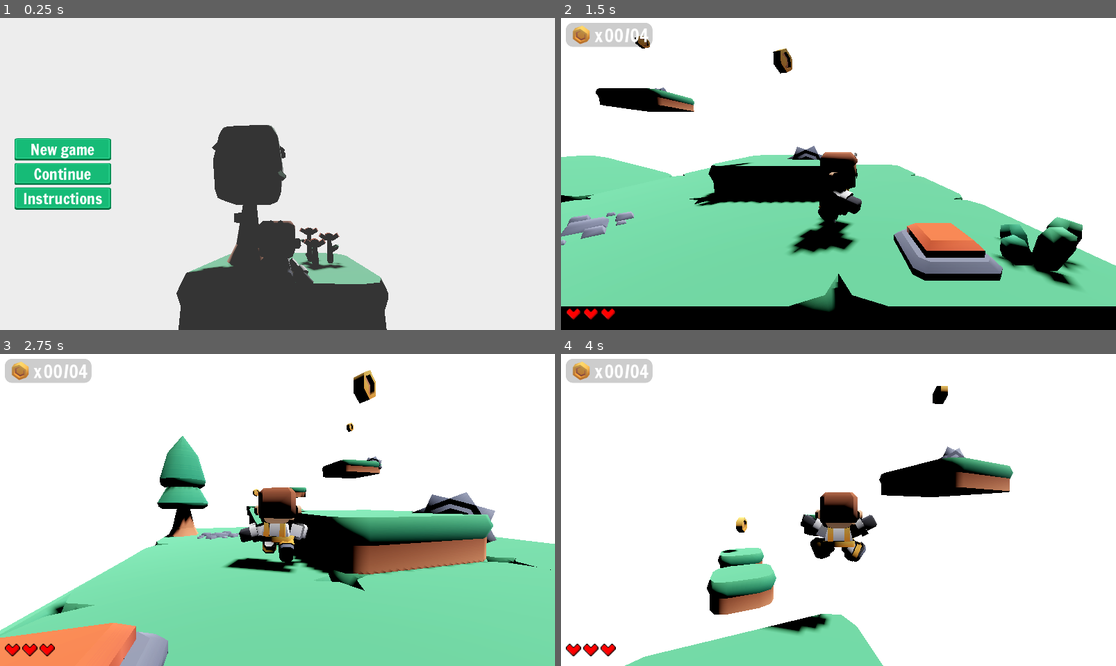
Above: before the commit, frames 1-4 (two rows, left to right).
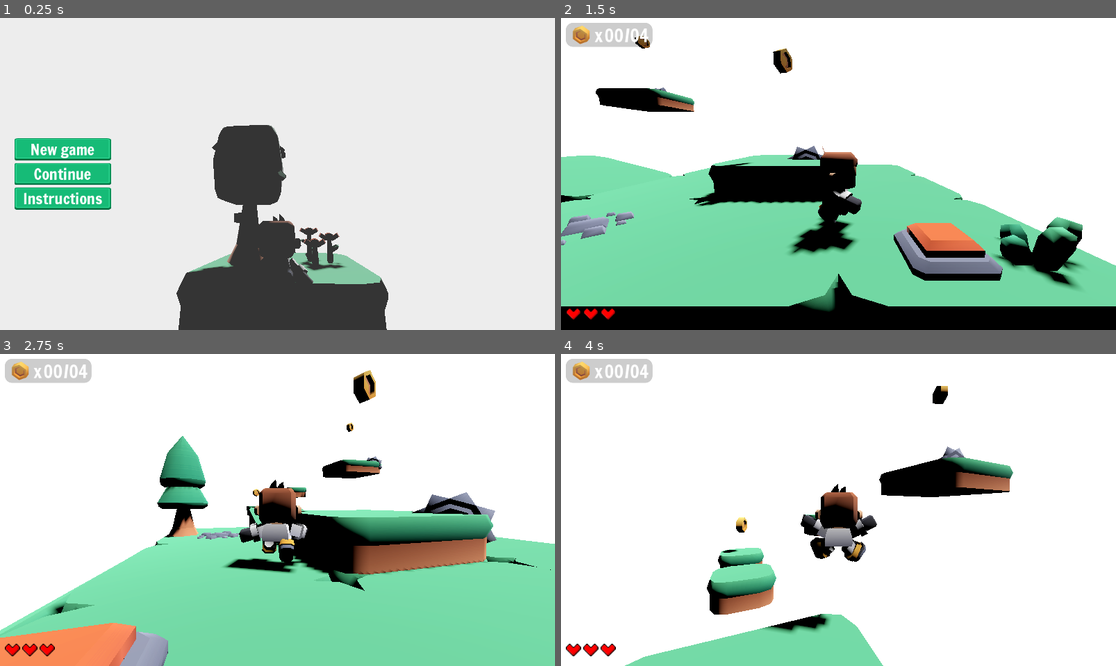
Above: after the commit, the same moments.

Repository: LONG-TERM-EFFECTS-OF-SUFFERING/glitched_Max
Game: Godot game, scene res://scenes/main_menu/main_menu.tscn
Same seed, same stepped clock (60 frames per second), same inputs: the game is played once before the commit and once after it. Sound files missing from this copy of the repository are replaced by a short silence.
Inputs (mouse positions are in pixels of both pictures, inside the frame that each line leads up to):
- Up to frame 1 (0.25 s): no input
- Up to frame 2 (1.5 s): click "New game" at 0.5 s; move the mouse to (960, 158) at 1.27 s; press the mouse at (960, 158) at 1.28 s; hold D (right) from 1.28 s (still down)
- Up to frame 3 (2.75 s): tap Space (jump) at 1.52, 2.27 s; move the mouse to (249, 510) at 2.02 s; release D (right) at 2.03 s; release the mouse at (249, 510) at 2.03 s; hold W (up) from 2.03 s (still down); tap F (test) at 2.1 s
- Up to frame 4 (4 s): keep holding W (up); move the mouse to (849, 503) at 2.77 s; press the mouse at (849, 503) at 2.78 s; move the mouse to (832, 516) at 3.52 s; release the mouse at (832, 516) at 3.53 s; tap F (test) at 3.6 s; tap Space (jump) at 3.77 s

The runs differ from the first frame. In frame 1, less than 0.1% of the frame differs, in the area x 46-57%, y 62-86%; in frame 2, less than 0.1%; in frame 3, 0.5%, in the area x 43-56%, y 40-67%; in frame 4, 0.5%.

Commit message:
A new scene was created for an early version of level 0 (tutorial) with some prefabs

Diff:
--- /dev/null
+++ b/assets/environment/other models/large_neon_platform.tscn
@@ -0,0 +1,16 @@
+[gd_scene load_steps=3 format=3 uid="uid://x2i6x60ouwy7"]
+
+[ext_resource type="PackedScene" uid="uid://u1t0o13bovny" path="res://assets/environment/models/block-neon-large.glb" id="1_d2f7g"]
+
+[sub_resource type="BoxShape3D" id="BoxShape3D_yldey"]
+size = Vector3(1.8, 1, 1.8)
+
+[node name="large_neon_platform" type="StaticBody3D"]
+collision_layer = 2
+collision_mask = 0
+
+[node name="block-neon-large2" parent="." instance=ExtResource("1_d2f7g")]
+
+[node name="CollisionShape3D" type="CollisionShape3D" parent="."]
+transform = Transform3D(1, 0, 0, 0, 1, 0, 0, 0, 1, 0, 0.5, 0)
+shape = SubResource("BoxShape3D_yldey")
--- /dev/null
+++ b/resources/sky_dark.tres
@@ -0,0 +1,35 @@
+[gd_resource type="Environment" load_steps=4 format=3 uid="uid://cx6vuu7d3e2fv"]
+
+[ext_resource type="Shader" uid="uid://c4ussyqq0fa4d" path="res://sky_dark.gdshader" id="1_usi62"]
+
+[sub_resource type="ShaderMaterial" id="ShaderMaterial_ekwk2"]
+shader = ExtResource("1_usi62")
+shader_parameter/clouds_samples = 16
+shader_parameter/shadow_sample = 4
+shader_parameter/clouds_density = 0.5
+shader_parameter/clouds_scale = 1.0
+shader_parameter/clouds_smoothness = 0.035
+shader_parameter/clouds_light_color = Color(0, 0, 0, 1)
+shader_parameter/clouds_shadow_intensity = 1.0
+shader_parameter/high_clouds_density = 0.0
+shader_parameter/top_color = Color(0, 0, 0, 1)
+shader_parameter/bottom_color = Color(0, 0.05, 0.1, 1)
+shader_parameter/sun_scatter = Color(0, 0, 0, 1)
+shader_parameter/astro_tint = Color(0, 0, 0, 1)
+shader_parameter/astro_scale = 1.0
+shader_parameter/astro_intensity = 1.0
+shader_parameter/stars_intensity = 0.0
+shader_parameter/shooting_stars_intensity = 0.0
+shader_parameter/shooting_star_tint = Color(0, 0, 0, 1)
+
+[sub_resource type="Sky" id="Sky_gunej"]
+sky_material = SubResource("ShaderMaterial_ekwk2")
+
+[resource]
+background_mode = 2
+sky = SubResource("Sky_gunej")
+ambient_light_source = 3
+ambient_light_color = Color(0, 0.8901961, 0.90588236, 1)
+ambient_light_sky_contribution = 0.0
+ambient_light_energy = 0.5
+glow_enabled = true
--- a/savegame.tres
+++ b/savegame.tres
@@ -5,4 +5,4 @@
 [resource]
 script = ExtResource("1_lhbgx")
 level = 1
-collected_coins = Array[String](["/root/Main/Level1/CoinsContainer/Coin"])
+collected_coins = Array[String](["/root/Main/Level1/CoinsContainer/Coin2", "/root/Main/Level1/CoinsContainer/Coin3", "/root/Main/Level1/CoinsContainer/Coin", "/root/Main/Level1/CoinsContainer/Coin4"])
--- /dev/null
+++ b/scenes/effects/particles.gd
@@ -0,0 +1,120 @@
+@tool
+extends GPUParticles3D
+
+@export var spawn_radius_outer: float = 10.0  # Radio externo
+@export var spawn_radius_inner: float = 3.5  # Radio interno (nuevo)
+@export var height: float = 16.0
+@export var particles_per_second: float = 4.0
+@export var line_lifetime: float = 8.0
+@export var line_thickness: float = 0.04
+@export var color_top: Color = Color(0.4, 0.9, 1.0, 0.132)
+@export var color_bottom: Color = Color(0.0, 0.8, 1.0, 0.8)
+
+func _ready() -> void:
+	one_shot = false
+	emitting = true
+	lifetime = line_lifetime
+	amount = int(particles_per_second * line_lifetime)
+	preprocess = 0.5
+
+	visibility_aabb = AABB(Vector3(-spawn_radius_outer, 0, -spawn_radius_outer), Vector3(spawn_radius_outer * 2.0, height * 3.0, spawn_radius_outer * 2.0))
+
+	var mat := ParticleProcessMaterial.new()
+	mat.direction = Vector3.UP
+	mat.spread = 0.0
+	mat.gravity = Vector3.ZERO
+
+	# Emisión en anillo (entre radio interno y externo)
+	mat.emission_shape = ParticleProcessMaterial.EMISSION_SHAPE_RING
+	mat.emission_ring_axis = Vector3.UP
+	mat.emission_ring_height = 0.0
+	mat.emission_ring_radius = spawn_radius_outer
+	mat.emission_ring_inner_radius = spawn_radius_inner  # Radio interno
+
+	mat.initial_velocity_min = height / line_lifetime
+	mat.initial_velocity_max = height / line_lifetime
+	mat.orbit_velocity_min = 0.0
+	mat.orbit_velocity_max = 0.0
+	mat.linear_accel_min = 0.0
+	mat.linear_accel_max = 0.0
+	mat.radial_accel_min = 0.0
+	mat.radial_accel_max = 0.0
+	mat.tangential_accel_min = 0.0
+	mat.tangential_accel_max = 0.0
+	mat.scale_min = line_thickness
+	mat.scale_max = line_thickness
+	mat.hue_variation_min = -0.02
+	mat.hue_variation_max = 0.02
+	mat.color_ramp = _make_ramp()
+
+	process_material = mat
+
+	var quad := QuadMesh.new()
+	quad.size = Vector2(line_thickness * 3.0, height * 2.5)
+	draw_pass_1 = quad
+
+	var shader_mat := ShaderMaterial.new()
+	shader_mat.shader = _create_particle_shader()
+	material_override = shader_mat
+
+func _create_particle_shader() -> Shader:
+	var shader := Shader.new()
+	shader.code = """
+shader_type spatial;
+render_mode unshaded, cull_disabled, blend_add;
+
+uniform sampler2D color_ramp;
+uniform vec3 emission_color : source_color = vec3(0.0, 1.0, 1.0);
+uniform float emission_energy = 2.5;
+
+float get_scale_y(float life_percent) {
+    if (life_percent < 0.2) {
+        return smoothstep(0.0, 0.2, life_percent);
+    } else if (life_percent < 0.8) {
+        return 1.0;
+    } else {
+        return smoothstep(1.0, 0.8, life_percent);
+    }
+}
+
+void vertex() {
+    vec3 cam_pos = INV_VIEW_MATRIX[3].xyz;
+    vec3 particle_pos = (MODEL_MATRIX * vec4(0.0, 0.0, 0.0, 1.0)).xyz;
+    vec3 to_camera = normalize(cam_pos - particle_pos);
+
+    to_camera.y = 0.0;
+    to_camera = normalize(to_camera);
+
+    vec3 up = vec3(0.0, 1.0, 0.0);
+    vec3 right = normalize(cross(up, to_camera));
+
+    float life = COLOR.a;
+    float scale_y = get_scale_y(1.0 - INSTANCE_CUSTOM.y);
+
+    vec3 local_pos = VERTEX;
+    local_pos.y *= scale_y;
+    VERTEX = right * local_pos.x + up * local_pos.y;
+
+    UV = UV;
+}
+
+void fragment() {
+    vec4 base_color = vec4(emission_color, 1.0);
+    ALBEDO = base_color.rgb * COLOR.rgb;
+    ALPHA = COLOR.a;
+    EMISSION = emission_color * emission_energy;
+}
+"""
+	return shader
+
+func _make_ramp() -> GradientTexture1D:
+	var g := Gradient.new()
+	g.add_point(0.0, Color(color_bottom.r, color_bottom.g, color_bottom.b, 0.0))
+	g.add_point(0.15, color_bottom)
+	g.add_point(0.5, Color(0.2, 0.95, 1.0, 1.0))
+	g.add_point(0.85, color_top)
+	g.add_point(1.0, Color(color_top.r, color_top.g, color_top.b, 0.0))
+
+	var tex := GradientTexture1D.new()
+	tex.gradient = g
+	return tex
--- /dev/null
+++ b/scenes/effects/rising_lines.tscn
@@ -0,0 +1,8 @@
+[gd_scene load_steps=2 format=3 uid="uid://44adfkoyahkk"]
+
+[ext_resource type="Script" uid="uid://b2k1yutn1j56e" path="res://scenes/effects/particles.gd" id="1_s1ym4"]
+
+[node name="RisingLines" type="Node3D"]
+
+[node name="Particles" type="GPUParticles3D" parent="."]
+script = ExtResource("1_s1ym4")
--- /dev/null
+++ b/scenes/level_0/level_0.tscn
@@ -0,0 +1,56 @@
+[gd_scene load_steps=6 format=3 uid="uid://cpamnal231r05"]
+
+[ext_resource type="Environment" uid="uid://cx6vuu7d3e2fv" path="res://resources/sky_dark.tres" id="1_epnma"]
+[ext_resource type="PackedScene" uid="uid://bfpnyid2rkk0o" path="res://scenes/fall_zone/fall_zone.tscn" id="2_7nfv4"]
+[ext_resource type="PackedScene" uid="uid://ct3mr47srdfyr" path="res://scenes/player/player.tscn" id="2_iwtyf"]
+[ext_resource type="PackedScene" uid="uid://44adfkoyahkk" path="res://scenes/effects/rising_lines.tscn" id="3_rl6yr"]
+[ext_resource type="PackedScene" uid="uid://x2i6x60ouwy7" path="res://assets/environment/other models/large_neon_platform.tscn" id="5_la06y"]
+
+[node name="Level0" type="Node3D"]
+
+[node name="WorldEnvironment" type="WorldEnvironment" parent="."]
+environment = ExtResource("1_epnma")
+
+[node name="FallZone2" parent="." instance=ExtResource("2_7nfv4")]
+transform = Transform3D(1, 0, 0, 0, 1, 0, 0, 0, 1, 0, -15, 0)
+
+[node name="Platforms" type="Node3D" parent="."]
+
+[node name="large_neon_platform" parent="Platforms" instance=ExtResource("5_la06y")]
+
+[node name="large_neon_platform2" parent="Platforms" instance=ExtResource("5_la06y")]
+transform = Transform3D(1, 0, 0, 0, 1, 0, 0, 0, 1, -2, 0, 0)
+
+[node name="large_neon_platform3" parent="Platforms" instance=ExtResource("5_la06y")]
+transform = Transform3D(1, 0, 0, 0, 1, 0, 0, 0, 1, -4, 0, 0)
+
+[node name="large_neon_platform4" parent="Platforms" instance=ExtResource("5_la06y")]
+transform = Transform3D(1, 0, 0, 0, 1, 0, 0, 0, 1, 0, 0, 2)
+
+[node name="large_neon_platform5" parent="Platforms" instance=ExtResource("5_la06y")]
+transform = Transform3D(1, 0, 0, 0, 1, 0, 0, 0, 1, -2, 0, 2)
+
+[node name="large_neon_platform6" parent="Platforms" instance=ExtResource("5_la06y")]
+transform = Transform3D(1, 0, 0, 0, 1, 0, 0, 0, 1, -4, 0, 2)
+
+[node name="large_neon_platform7" parent="Platforms" instance=ExtResource("5_la06y")]
+transform = Transform3D(1, 0, 0, 0, 1, 0, 0, 0, 1, 0, 0, -2)
+
+[node name="large_neon_platform8" parent="Platforms" instance=ExtResource("5_la06y")]
+transform = Transform3D(1, 0, 0, 0, 1, 0, 0, 0, 1, -2, 0, -2)
+
+[node name="large_neon_platform9" parent="Platforms" instance=ExtResource("5_la06y")]
+transform = Transform3D(1, 0, 0, 0, 1, 0, 0, 0, 1, -4, 0, -2)
+
+[node name="Player2" parent="." instance=ExtResource("2_iwtyf")]
+transform = Transform3D(1, 0, 0, 0, 1, 0, 0, 0, 1, -1.9362168, 1.0757577, 0.11674309)
+collision_mask = 58
+
+[node name="RisingLines" parent="Player2" instance=ExtResource("3_rl6yr")]
+transform = Transform3D(1, 0, 0, 0, 1, 0, 0, 0, 1, 0, -8.817072, 0)
+
+[node name="Sun" type="DirectionalLight3D" parent="."]
+transform = Transform3D(-0.840641, 0.5413551, 0.01604235, 0.39233425, 0.5882803, 0.70710677, 0.3733585, 0.6007168, -0.7069248, 0, 6, -11)
+light_color = Color(0.8424178, 0.93787324, 1, 1)
+light_specular = 0.0
+shadow_enabled = true
--- a/scenes/level_1/level_1.tscn
+++ b/scenes/level_1/level_1.tscn
@@ -34,7 +34,6 @@
 blend_shape_mode = 0
 
 [sub_resource type="ArrayMesh" id="ArrayMesh_nubdk"]
-resource_name = "block-grass-large_block-grass-large"
 _surfaces = [{
 "aabb": AABB(-1.0410625, 0, -1.0410625, 2.082125, 1, 2.082125),
 "attribute_data": PackedByteArray("/zeYuf83ZYb/N5i5/zeYuf83mLn/N5i5/zeYuf83mLn/N5i5/zdlhv83mLn/N5i5/zeYuf83mLn/t5j5/7dl …(815 unchanged characters)…
@@ -620,7 +619,7 @@
 
 [node name="CoinsContainer" parent="." instance=ExtResource("5_nubdk")]
 
-[node name="Coin" parent="CoinsContainer" instance=ExtResource("3_lcaa1")]
+[node name="Coin5" parent="CoinsContainer" instance=ExtResource("3_lcaa1")]
 transform = Transform3D(1, 0, 0, 0, 1, 0, 0, 0, 1, 0, 2, 0)
 
 [node name="Coin2" parent="CoinsContainer" instance=ExtResource("3_lcaa1")]
--- /dev/null
+++ b/sky_dark.gdshader
@@ -0,0 +1,226 @@
+shader_type sky;
+render_mode use_half_res_pass;
+
+group_uniforms clouds;
+
+uniform sampler2D cloud_shape_sampler : filter_linear_mipmap_anisotropic, repeat_enable;
+uniform sampler2D cloud_noise_sampler : filter_linear_mipmap_anisotropic, repeat_enable;
+uniform sampler2D cloud_curves;
+
+uniform int clouds_samples : hint_range(8, 32, 8) = 16;
+uniform int shadow_sample : hint_range(1, 4, 1) = 4;
+
+uniform float clouds_density : hint_range(0.0, 1.0, 0.1) = 0.5;
+uniform float clouds_scale : hint_range(0.5, 1.5, 0.1) = 1.0;
+uniform float clouds_smoothness : hint_range(0.01, 0.1, 0.01) = 0.035;
+uniform vec3 clouds_light_color : source_color;
+uniform float clouds_shadow_intensity : hint_range(0.1, 10.0, 0.1) = 1.0;
+
+group_uniforms high_clouds;
+
+uniform sampler2D high_clouds_sampler;
+uniform float high_clouds_density : hint_range(0.0, 1.0, 0.05) = 0.0;
+
+group_uniforms sky;
+
+uniform vec3 top_color : source_color = vec3(0.0); // Negro
+uniform vec3 bottom_color : source_color = vec3(0.0, 0.05, 0.1); // Azul oscuro
+uniform vec3 sun_scatter : source_color = vec3(0.0);
+
+group_uniforms astro;
+
+uniform vec3 astro_tint : source_color;
+uniform sampler2D astro_sampler : repeat_disable, filter_linear_mipmap;
+uniform float astro_scale : hint_range(0.1, 10.0, 0.1) = 1.0;
+uniform float astro_intensity : hint_range(1.0, 3.0, 0.1) = 1.0;
+
+group_uniforms stars;
+
+uniform float stars_intensity : hint_range(0.0, 5.0, 0.1) = 0.0;
+
+group_uniforms shooting_stars;
+
+uniform float shooting_stars_intensity : hint_range(0.0, 10.0, 0.1) = 0.0;
+uniform sampler2D shooting_star_sampler : filter_linear, repeat_disable;
+uniform vec3 shooting_star_tint : source_color;
+
+float rand(float n){return fract(sin(n) * 43758.5453123);}
+
+// Voronoi method credit:
+// The MIT License
+// Copyright © 2013 Inigo Quilez
+// https://www.shadertoy.com/view/ldl3Dl
+
+vec3 hash( vec3 x ){
+	x = vec3( dot(x,vec3(127.1,311.7, 74.7)),
+			  dot(x,vec3(269.5,183.3,246.1)),
+			  dot(x,vec3(113.5,271.9,124.6)));
+	return fract(sin(x)*43758.5453123);
+}
+
+vec3 voronoi( in vec3 x ){
+	vec3 p = floor( x );
+	vec3 f = fract( x );
+
+	float id = 0.0;
+	vec2 res = vec2( 100.0 );
+	for( int k=-1; k<=1; k++ )
+	for( int j=-1; j<=1; j++ )
+	for( int i=-1; i<=1; i++ ) {
+		vec3 b = vec3( float(i), float(j), float(k) );
+		vec3 r = vec3( b ) - f + hash( p + b );
+		float d = dot( r, r );
+		if( d < res.x ) {
+			id = dot( p+b, vec3(1.0,57.0,113.0 ) );
+			res = vec2( d, res.x );
+		} else if( d < res.y ) {
+			res.y = d;
+		}
+    }
+    return vec3( sqrt( res ), abs(id) );
+}
+
+// https://stackoverflow.com/questions/18558910/direction-vector-to-rotation-matrix
+
+mat3 direction_to_matrix(vec3 direction) {
+	vec3 x_axis = normalize(cross(vec3(0.0, 1.0, 0.0), direction));
+	vec3 y_axis = normalize(cross(direction, x_axis));
+	return mat3(vec3(x_axis.x, y_axis.x, direction.x),
+				vec3(x_axis.y, y_axis.y, direction.y),
+				vec3(x_axis.z, y_axis.z, direction.z));
+}
+
+float cloud_density(vec3 p, float progress){
+	float t_o = TIME * 0.001;
+	float t_o_small = TIME * -0.005;
+	float noise = texture(cloud_noise_sampler, p.xy * 4.0 + t_o_small).x * 0.1 + 0.9;
+	float clouds_shape = texture(cloud_shape_sampler, (p.xy + t_o) * clouds_scale).x;
+	float height_curve = texture(cloud_curves, vec2(progress, 0.0)).x;
+	float base_density = 1.0 - clouds_density;
+	float density =
+	smoothstep(base_density - clouds_smoothness,
+	base_density + clouds_smoothness,
+	clouds_shape * noise * height_curve
+	);
+	return density;
+}
+
+vec2 cloud_ray_march(vec3 direction, vec3 sun_direction){
+
+	float density = 0.0;
+	float light = 0.0;
+
+	float height = 0.03;
+	vec3 sample_point = vec3(0.0, 0.0, 2.0);
+
+	int loop_offset = clouds_samples * 3;
+
+	for(int i = loop_offset; i < clouds_samples + loop_offset; i++) {
+		float progress = float(i) / float(clouds_samples);
+		sample_point = direction * height * progress;
+		float point_density = cloud_density(sample_point, progress);
+		density += point_density;
+
+		float point_light = 0.0;
+		for(int f = 0; f < shadow_sample; f++){
+			float shadow_progress = float(f) / float(shadow_sample);
+			vec3 shadow_offset = sun_direction * height * shadow_progress;
+			point_light += cloud_density(sample_point + shadow_offset, progress);
+		}
+		light += point_light;
+	}
+	return vec2(clamp(density, 0.0, 1.0), light / float(shadow_sample * clouds_samples));
+}
+
+vec3 random_direction(float seed){
+	float phi = rand(seed) * PI;
+	float costheta = rand(seed + 100.0) * 2.0 - 1.0;
+	float theta = acos(costheta);
+	return vec3( sin(theta) * cos(phi), (theta) * sin(phi), cos(theta) );
+}
+
+float get_shooting_star(vec3 eyedir){
+	float shooting_star = 0.0;
+	for(int i = 0; i < 4; i++){
+		float base_rand = rand(float(i));
+		float time = TIME + base_rand * 2.0;
+		float duration = 0.5 + base_rand;
+		float seed = floor(time / duration) * duration + base_rand;
+		float progress = mod(time, duration) / duration;
+		float rand_value = rand(seed + 100.0);
+		float rand_scale = base_rand * 10.0;
+		float a = rand_value * 0.8;
+		mat3 angle = mat3(vec3(cos(a), -sin(a), 0.0), vec3(sin(a), cos(a), 0.0), vec3(0.0, 0.0, 1.0));
+		vec3 shooting_dir = direction_to_matrix(random_direction(seed)) * angle * eyedir;
+		vec2 shooting_uv = ((shooting_dir.xy + vec2(0.0, progress * 0.4)) * (8.0 + rand_scale)) + vec2(0.5);
+
+		float shooting_mask = ceil(
+			clamp(shooting_uv.x * (1.0 - shooting_uv.x), 0.0, 1.0) *
+			clamp(shooting_uv.y * (1.0 - shooting_uv.y), 0.0, 1.0)
+			) * ceil(shooting_dir.z);
+
+		shooting_star = clamp(
+			shooting_star + texture(shooting_star_sampler, shooting_uv).x
+			* sin(progress * PI)
+			* shooting_mask * rand_value,
+		0.0, 1.0);
+	}
+	return clamp(shooting_star, 0.0, 1.0);
+}
+
+void sky() {
+
+	float horizon_mask = abs(EYEDIR.y);
+	float bottom_mask = smoothstep(0.5, 0.45, SKY_COORDS.y);
+
+	vec3 dir = direction_to_matrix(LIGHT0_DIRECTION) * EYEDIR;
+	vec2 astro_uv = (-(dir.xy / dir.z) * astro_scale) + vec2(0.5);
+	float astro_mask = ceil(
+		clamp(astro_uv.x * (1.0 - astro_uv.x), 0.0, 1.0) *
+		clamp(astro_uv.y * (1.0 - astro_uv.y), 0.0, 1.0)
+		) * ceil(dir.z);
+	vec4 astro_color = texture(astro_sampler, astro_uv);
+
+	// Sky color
+
+	vec3 sky_gradient = mix(bottom_color.rgb, top_color.rgb, clamp(EYEDIR.y, 0.0, 1.0));
+	vec3 sunset_color = sun_scatter * (1.0 - horizon_mask);
+	vec3 sky_color = clamp(sky_gradient + sunset_color, 0.0, 1.0);
+
+	// Stars
+
+	if(stars_intensity > 0.0){
+		vec2 stars = voronoi(EYEDIR * 25.0).xz;
+		sky_color += smoothstep(0.025 + ((1.0 + sin(TIME + stars.y)) / 2.0) * 0.05, 0.0, stars.x) * stars_intensity;
+	}
+
+	// Add shooting stars
+
+	if(shooting_stars_intensity > 0.0){
+		sky_color += get_shooting_star(EYEDIR) * shooting_stars_intensity * shooting_star_tint;
+	}
+
+	// Add astro
+
+	sky_color = mix(sky_color, astro_color.rgb * astro_intensity * astro_tint, astro_color.a * astro_mask * bottom_mask);
+
+	// Add high clouds
+
+	if(high_clouds_density > 0.0){
+		vec2 high_clouds_uv = (EYEDIR.xz / clamp(EYEDIR.y, 0.0, 1.0)) * 0.25 + TIME * 0.001;
+		float high_clouds_mask = texture(high_clouds_sampler, high_clouds_uv).x;
+		sky_color = mix(sky_color, clouds_light_color, smoothstep(0.0, 1.0, high_clouds_mask) * horizon_mask * bottom_mask * high_clouds_density);
+	}
+
+	// clouds
+	if (AT_HALF_RES_PASS) {
+		vec3 clouds_direction = vec3(EYEDIR.xz / clamp(EYEDIR.y, 0.0, 1.0), 1.0);
+		vec2 clouds = EYEDIR.y > 0.0 ? cloud_ray_march(clouds_direction, LIGHT0_DIRECTION) : vec2(0.0);
+
+		COLOR = mix(bottom_color, clouds_light_color, exp(-clouds.y * clouds_shadow_intensity));
+		ALPHA = (1.0 - exp(-clouds.x * horizon_mask * bottom_mask * 10.0));
+
+	}else{
+		COLOR.rgb = mix(sky_color, HALF_RES_COLOR.rgb, HALF_RES_COLOR.a);
+	}
+}
Binary file changed: assets/characters/models/player.glb
Binary file added: assets/characters/models/player_colormap.png
Not shown, added: assets/characters/models/player_colormap.png.import
Binary file added: assets/environment/models/block-neon-large.glb
Not shown, added: assets/environment/models/block-neon-large.glb.import
Not shown, added: scenes/effects/particles.gd.uid
Not shown, added: sky_dark.gdshader.uid
